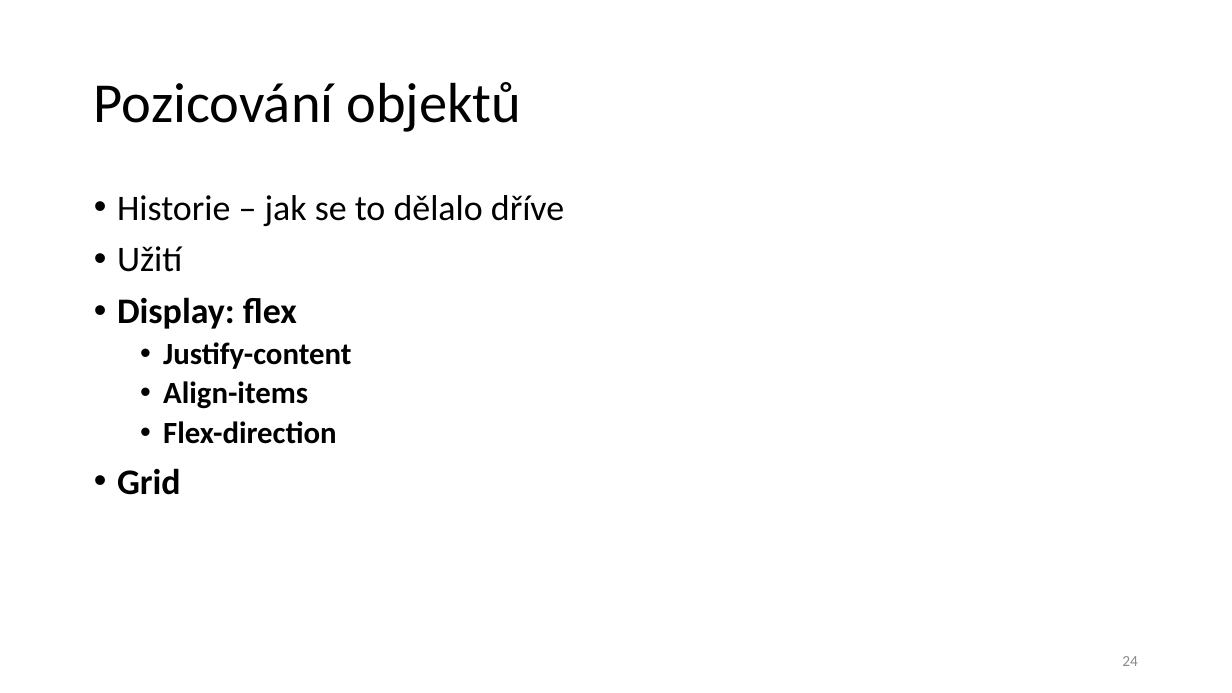
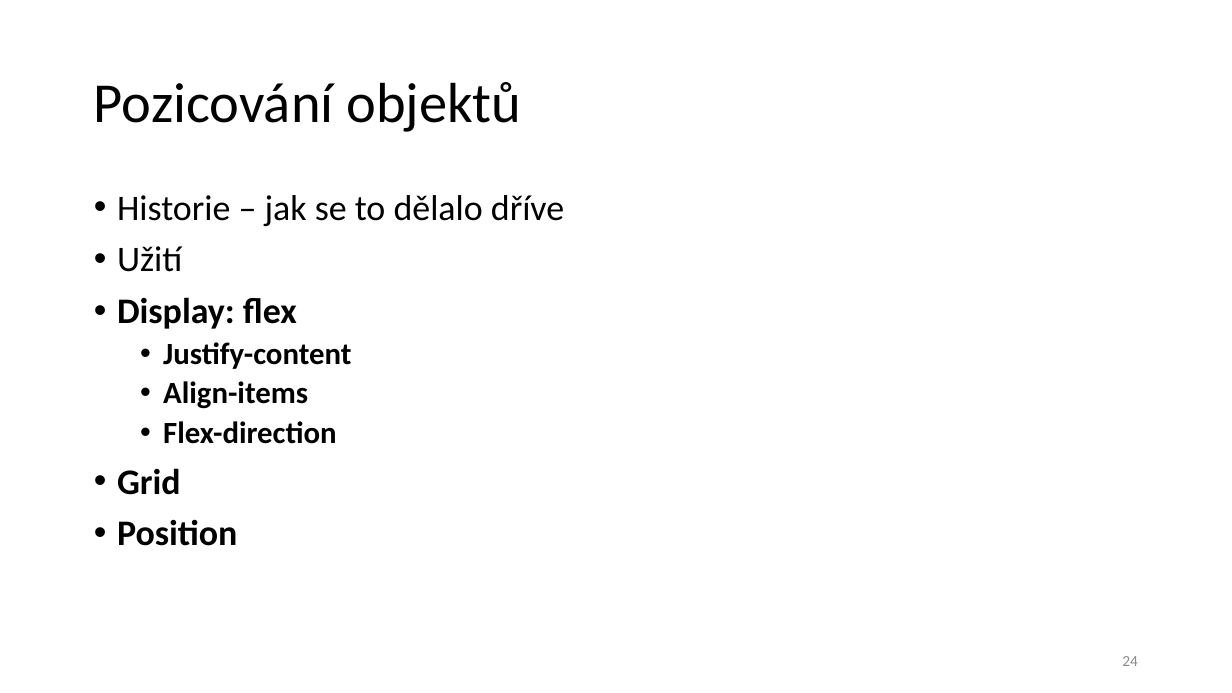
Before and after one commit to Destinion/WWW1, a slide deck: slide 24 of Tvorba webových stránek 1.pptx. Drawn at 1232x693 pixels with LibreOffice and Linux fonts; fonts in the diff are those of the drawing. Boxes give left, top, right and bottom in pixels: in the first picture for what was removed or moved away, otherwise in the second. Text is boxed around its words. In the diff, an @@ line names an element or a change of style, - is before the commit and + after.

```diff
--- a/Tvorba webových stránek 1.pptx
+++ b/Tvorba webových stránek 1.pptx
@@ text at [117, 519, 237, 546]: paragraph added @@
+• Position
```
Also in this commit, not shown: 2 other slides changed.
